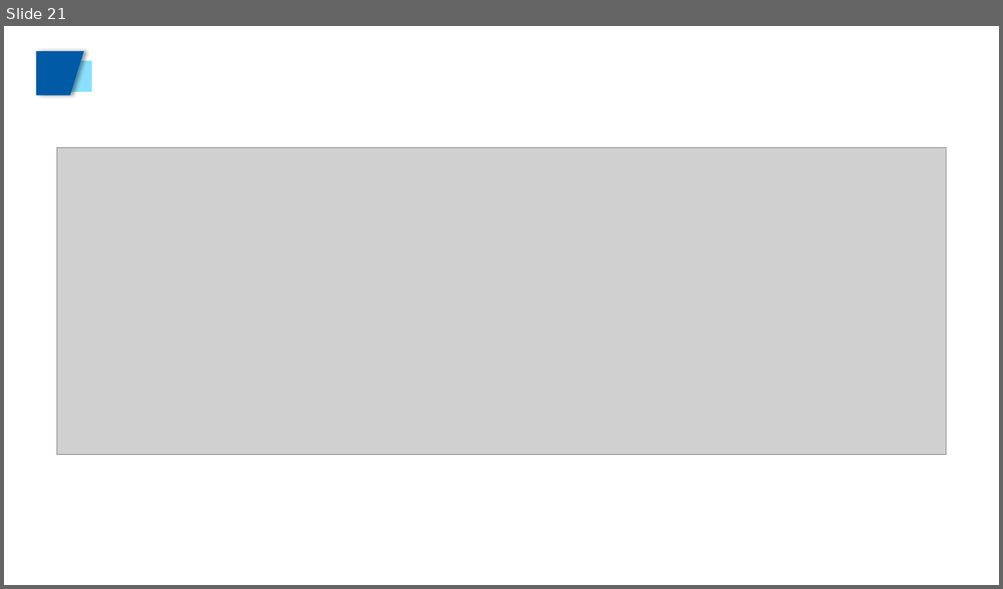
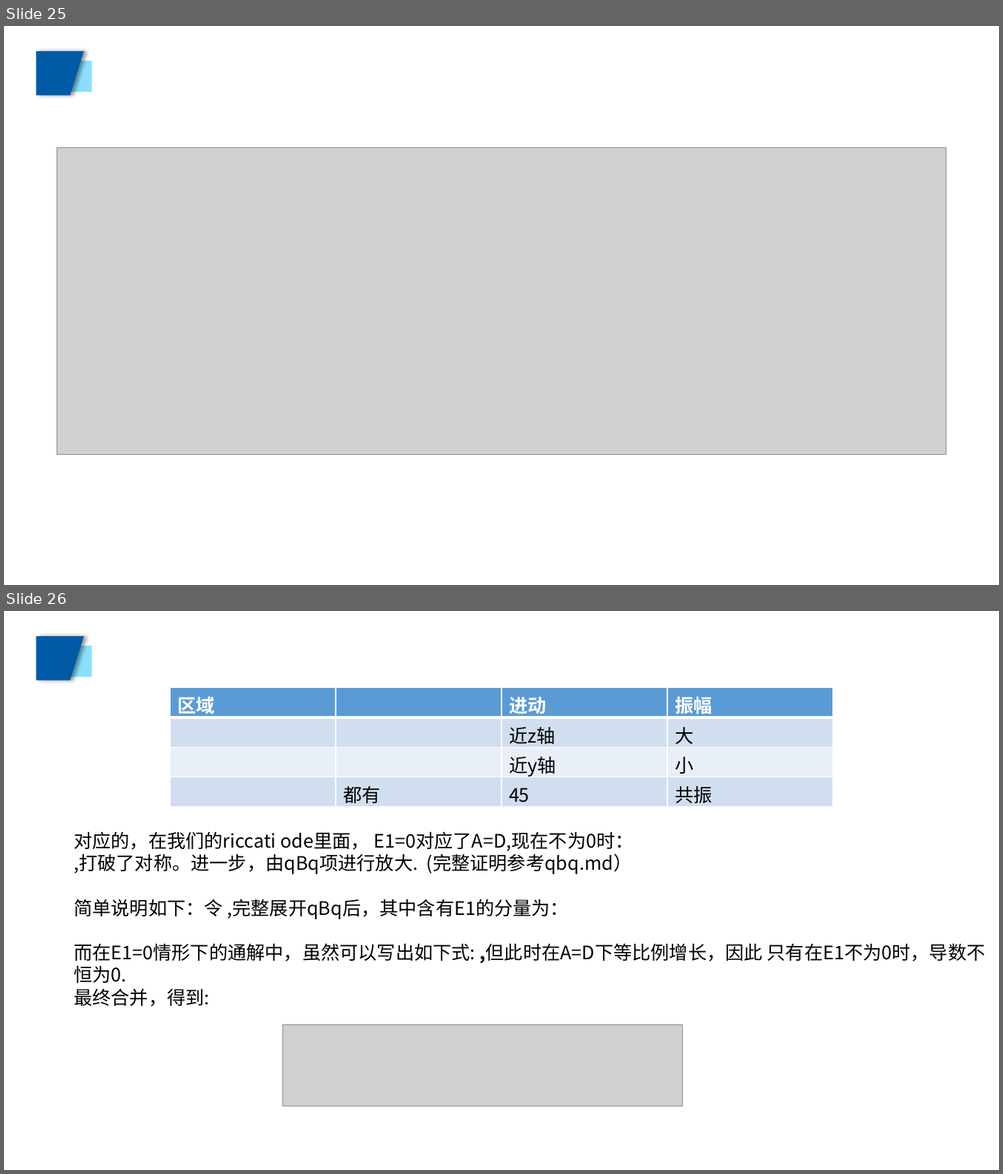
Before and after one commit to Asice-Cloud/quantummmm, a slide deck: ode1/102.pptx. Shown one above the other, each under a label of ours: slide 21 before the commit, slides 25 and 26 after it. The pictures are 1003x589 and 1003x1174 pixels, drawn with LibreOffice and Linux fonts; fonts in the diff are those of the drawing; grey boxes stand for pictures. Boxes give left, top, right and bottom in pixels: in the first picture for what was removed or moved away, otherwise in the second. Text is boxed around its words. In the diff, an @@ line names an element or a change of style, - is before the commit and + after.

```diff
--- a/ode1/102.pptx
+++ b/ode1/102.pptx
@@ slide 26 added at [4, 611, 999, 1170], background #FFFFFF; not listed: 2 template elements that a slide beside it also shows @@
@@ table added at [170, 688, 832, 812], 4 rows, 4 columns @@
+区域 |  | 进动 | 振幅
+ |  | 近z轴 | 大
+ |  | 近y轴 | 小
+ | 都有 | 45 | 共振
@@ text added at [74, 832, 985, 1007], 18 pt, text #000000 @@
+对应的，在我们的riccati ode里面， E1=0对应了A=D,现在不为0时：
+,打破了对称。进一步，由qBq项进行放大. (完整证明参考qbq.md）
+简单说明如下：令 ,完整展开qBq后，其中含有E1的分量为：
+而在E1=0情形下的通解中，虽然可以写出如下式: ,但此时在A=D下等比例增长，因此 只有在E1不为0时，导数不恒为0.
+最终合并，得到:
@@ picture added at [282, 1025, 681, 1106] @@
@@ what was slide 21 is now slide 25 @@
```
Also in this commit, not shown: 6 slides changed, 4 other slides added, 37 other files.
